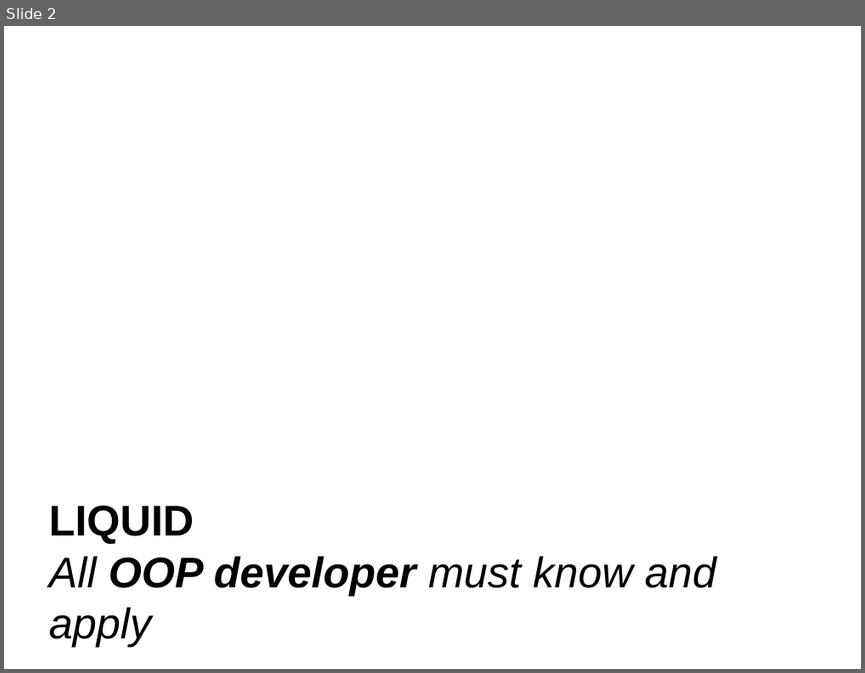
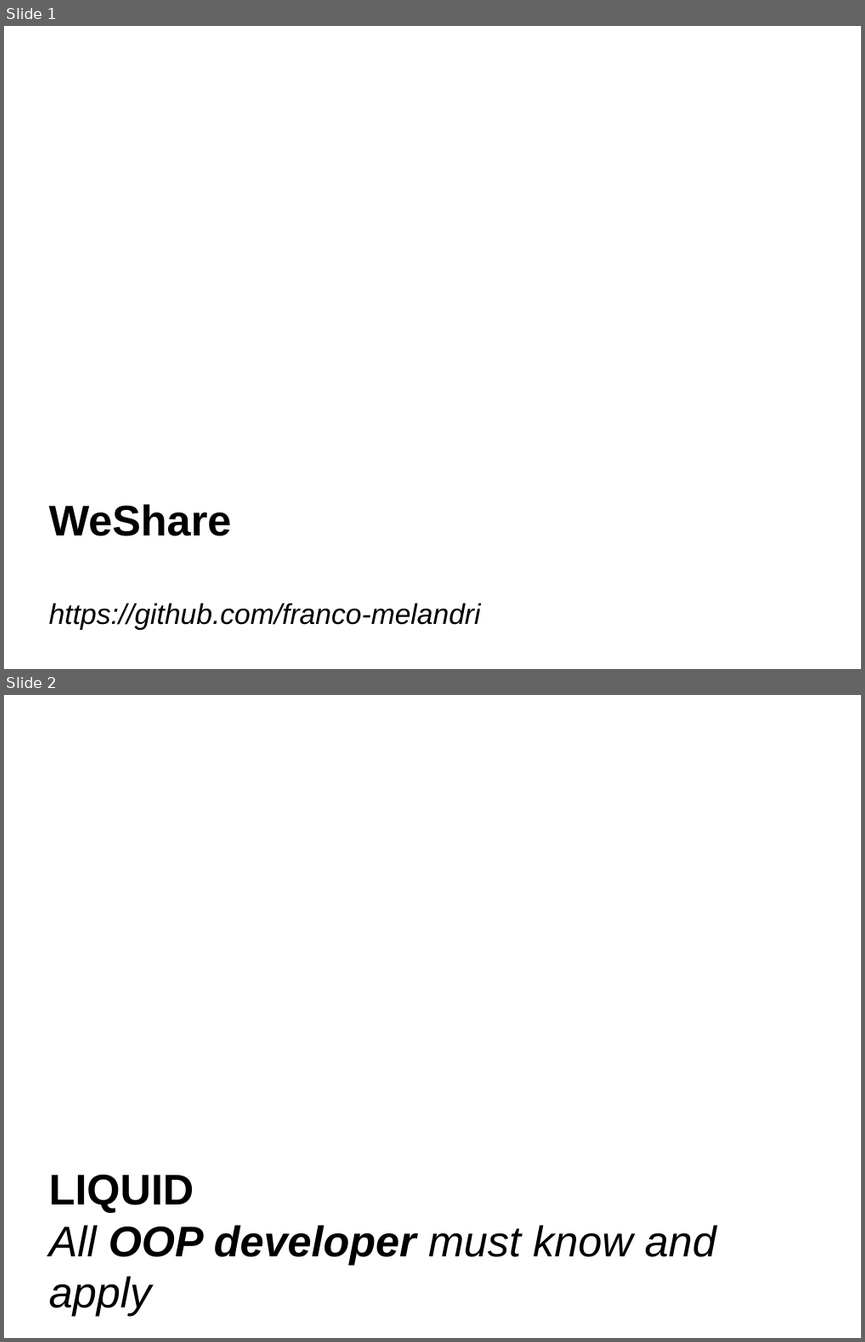
Before and after one commit to franco-melandri/SOLID, a slide deck: docs/solid.pptx. Shown one above the other, each under a label of ours: slide 2 before the commit, slides 1 and 2 after it. The pictures are 865x673 and 865x1342 pixels, drawn with LibreOffice and Linux fonts; fonts in the diff are those of the drawing; background and template pictures are left out. Boxes give left, top, right and bottom in pixels: in the first picture for what was removed or moved away, otherwise in the second. Text is boxed around its words. In the diff, an @@ line names an element or a change of style, - is before the commit and + after.

```diff
--- a/docs/solid.pptx
+++ b/docs/solid.pptx
@@ slide 1 added at bbox=[4, 26, 861, 669], background #FFFFFF @@
@@ text added at bbox=[49, 504, 481, 630], 24 pt, text #000000, italic @@
+WeShare
+https://github.com/franco-melandri
```
Also in this commit, not shown: 1 slide removed, 1 other file.
